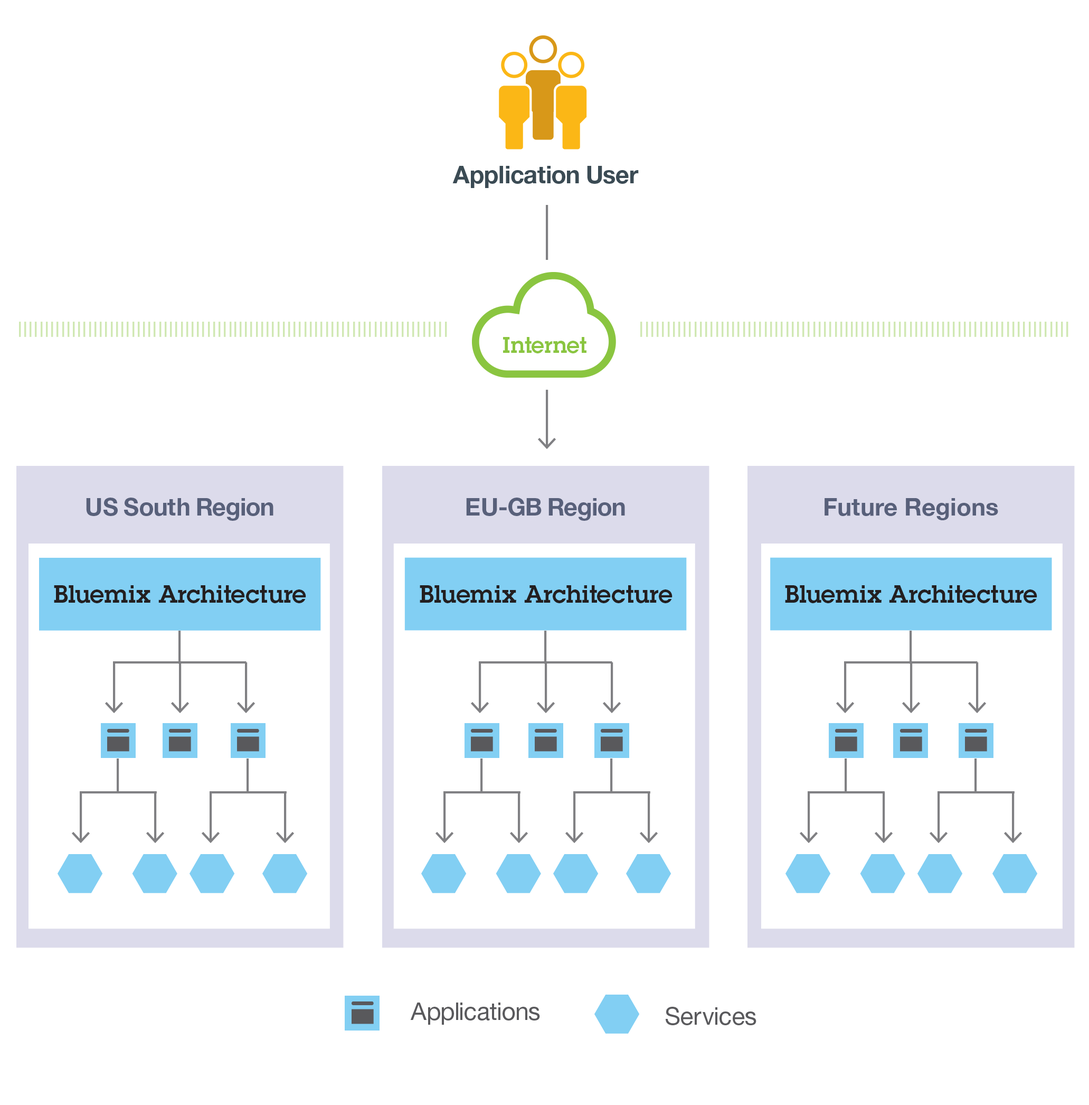
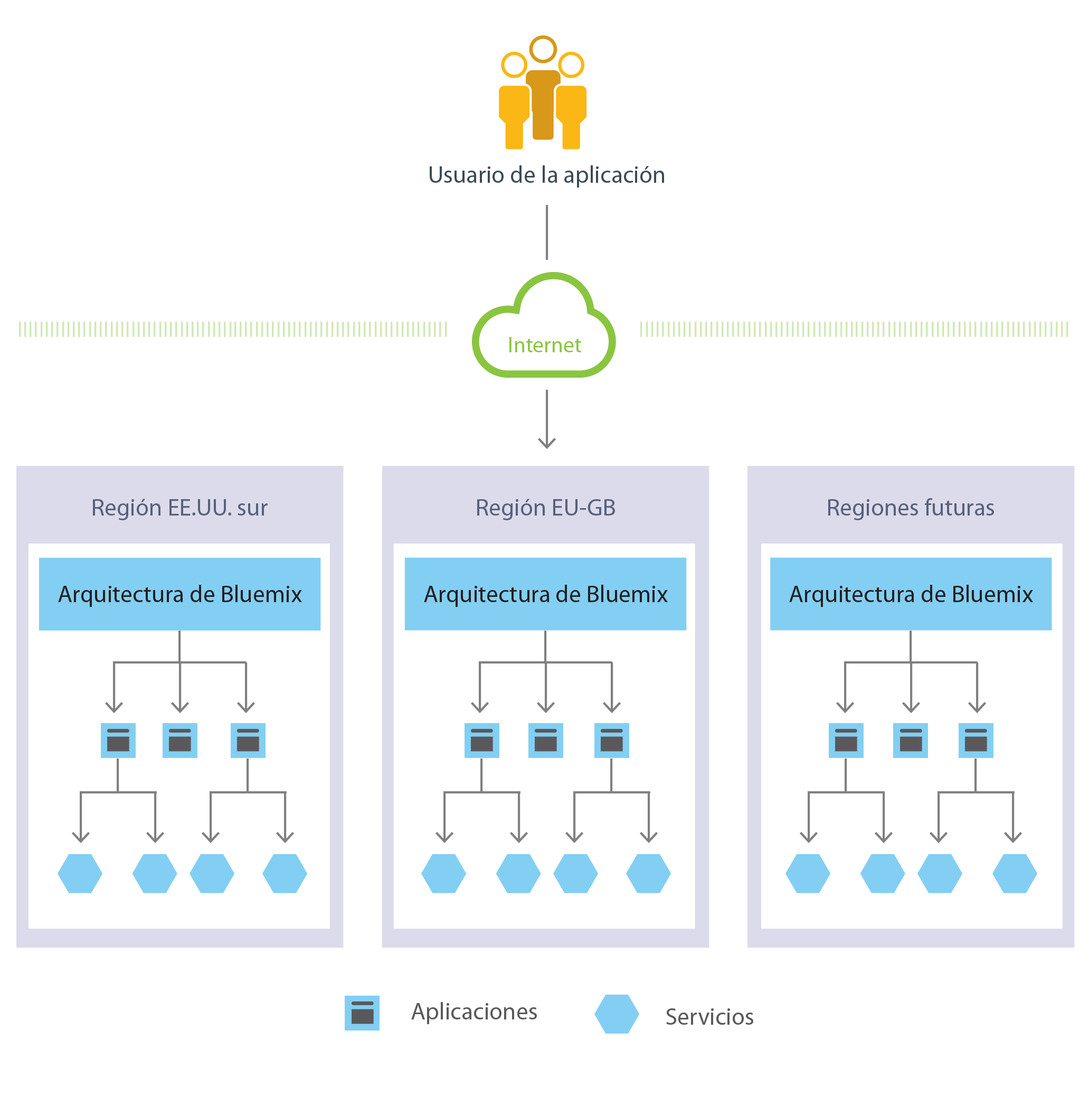
Revision of a layered 1089px x 1105px image; what changed, layer by layer:
painted on "Bluemix Architecture" (1st of 3, in "Layer 1" › "<Group>") over [785, 584, 1038, 607]
painted on "Future Region(s)" over [824, 497, 999, 521]
painted on "Region Z" over [862, 497, 963, 521]
painted on "Bluemix Architecture" (2nd of 3, in "Layer 1" › "<Group>") over [419, 584, 673, 607]
painted on "EU-GB Region" over [466, 497, 626, 521]
painted on "Region Y" over [497, 497, 598, 521]
painted on "Bluemix Architecture" (3rd of 3, in "Layer 1" › "<Group>") over [53, 584, 307, 607]
painted on "US South Region" over [86, 497, 274, 521]
painted on "Services" over [665, 1006, 757, 1025]
painted on "Applications" over [410, 1001, 541, 1025]
painted on "Application User" over [429, 165, 665, 188]
painted on "Internet" over [503, 336, 587, 354]
